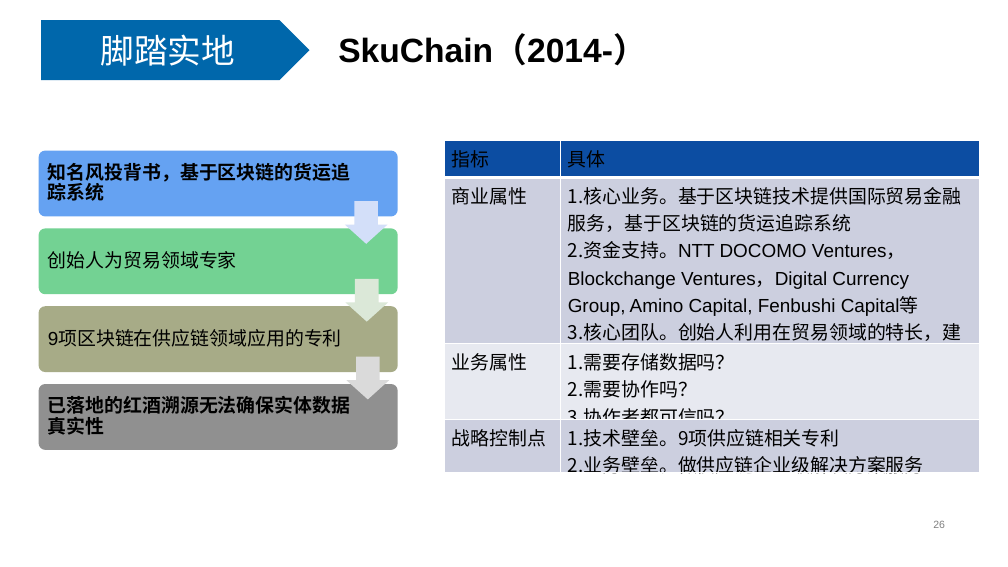
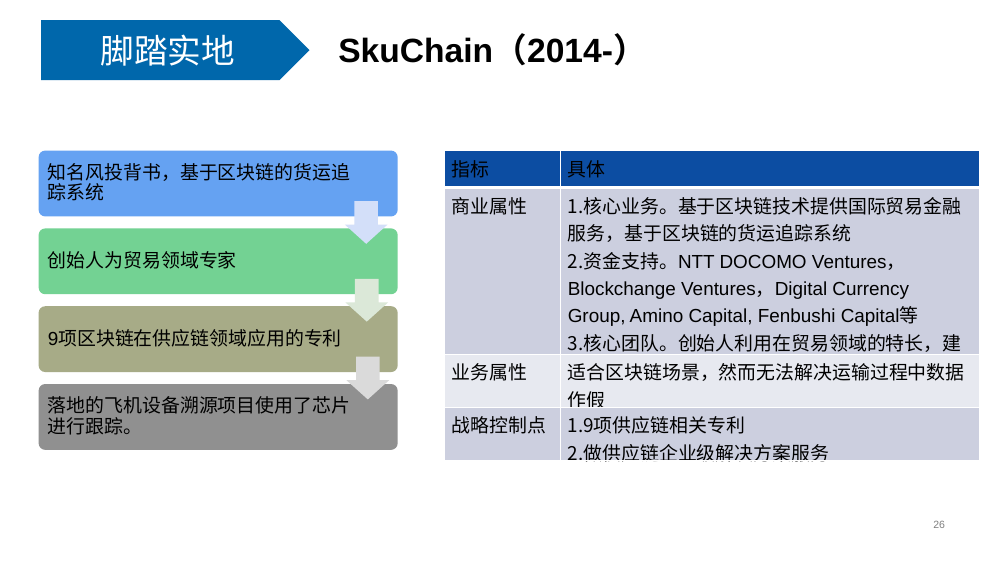
Before and after one commit to livingworld/IA004_blockchain, a slide deck: slide 26 of proc/区块链投资防骗指南 v0.32.pptx. Drawn at 1008x567 pixels with LibreOffice and Linux fonts; fonts in the diff are those of the drawing. Boxes give left, top, right and bottom in pixels: in the first picture for what was removed or moved away, otherwise in the second. Text is boxed around its words. In the diff, an @@ line names an element or a change of style, - is before the commit and + after.

```diff
--- a/proc/区块链投资防骗指南 v0.32.pptx
+++ b/proc/区块链投资防骗指南 v0.32.pptx
@@ freeform shape "知名风投背书，基于区块链的货运追踪系统" at bbox=[39, 150, 398, 216]: bold off @@
@@ table at bbox=[444, 150, 980, 469] @@
-row 3, column 2: 需要存储数据吗？ / 需要协作吗？ / 协作者都可信吗？
+row 3, column 2: 适合区块链场景，然而无法解决运输过程中数据作假
-row 4, column 2: 技术壁垒。9项供应链相关专利 / 业务壁垒。做供应链企业级解决方案服务
+row 4, column 2: 9项供应链相关专利 / 做供应链企业级解决方案服务
@@ table: place and size @@
-table at bbox=[444, 141, 980, 482]
+table at bbox=[444, 150, 980, 469]
@@ text in freeform shape at bbox=[48, 396, 350, 435]: text changed; bold off @@
-已落地的红酒溯源无法确保实体数据真实性
+落地的飞机设备溯源项目使用了芯片进行跟踪。
```
Also in this commit, not shown: 7 other slides changed, 1 slide added, 1 slide removed, 2 other files.
